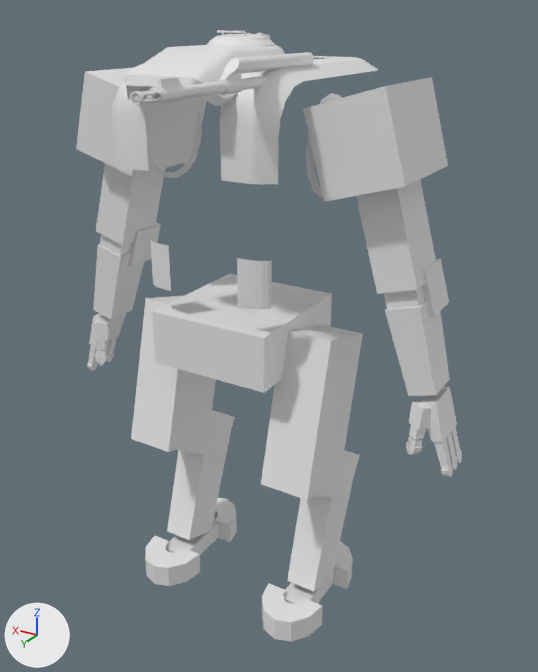
The Blender file Finch.blend: old version first, new version second.
Before and after are seen from a 50 mm camera at (-2.45, 3.87, 3.87) aimed at (-0.22, 0.15, 2.01). The lights are fixed; the arrows at lower left show +X, +Y and +Z. The picture after the commit comes second.
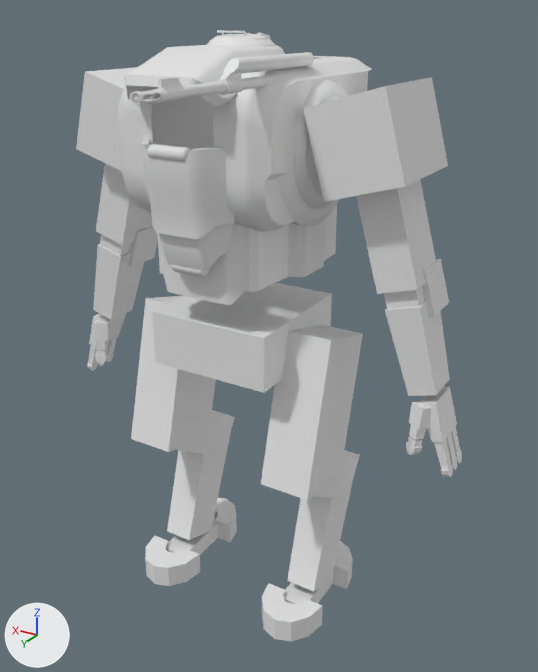
The change, as a diff of the scene's bpy script:
```diff
--- a/Finch.blend.py
+++ b/Finch.blend.py
@@ me_plane_001 @@
-me_plane_001.from_pydata(...)  # 108 vertices, 93 faces; spans x -0.55..0.55, y -0.65..0.87, z -0.53..0.02
+me_plane_001.from_pydata(...)  # 203 vertices, 202 faces; spans x -0.55..0.5, y -0.65..0.87, z -0.88..0.02
+# me_plane_001 part 1: 24 vertices moved from x 0.0..0.46, y -0.65..-0.41, z -0.05..0.02 to x 0.2..0.48, y -0.65..-0.34, z -0.05..0.02; 44 vertices removed from x 0.0..0.55, y -0.46..0.87, z -0.53..0.02; 139 vertices added at x 0.2..0.5, y -0.34..0.87, z -0.88..0.02
+# me_plane_001 part 2: the surface is now shaded flat
@@ me_plane_005 @@
-me_plane_005.from_pydata(...)  # 12 vertices, 5 faces; spans x -0.112..0.072, y -0.04..0.026, z -0.142..0.142
+me_plane_005.from_pydata(...)  # 36 vertices, 17 faces; spans x 0.001..0.466, y -0.405..0.581, z -0.193..0.142
+# me_plane_005 part 3: the whole mesh is rebuilt
+# me_plane_005 part 4: the surface is now shaded smooth
@@ ob_circle @@
 ob_circle = bpy.data.objects.new('Circle', me_circle)
-ob_circle.location = (-0.546, 0.021, 3.192)
+ob_circle.location = (-0.557, 0.021, 3.192)
 ob_circle.rotation_euler = (0.0, -1.571, 0.0)  # degrees (0, -90, 0)
@@ ob_plane_002 @@
 ob_plane_002 = bpy.data.objects.new('Plane.002', me_plane_005)
-ob_plane_002.location = (0.353, 0.502, 2.481)
+ob_plane_002.location = (0.0, 0.011, 2.665)
+ob_plane_002.scale = (1.0, 1.0, 1.59)
 _m = ob_plane_002.modifiers.new('Mirror', 'MIRROR')
@@ ob_cylinder_010 @@
+ob_cylinder_010 = bpy.data.objects.new('Cylinder.010', me_cylinder_010)  # 72 vertices, 80 faces; spans x -0.0244..0.0305, y -0.0395..0.0395, z -0.0395..0.0395; modifiers MIRROR
+ob_cylinder_010.location = (0.081, 0.646, 2.563)
@@ ob_cylinder_009 @@
+ob_cylinder_009 = bpy.data.objects.new('Cylinder.009', me_cylinder_009)  # 48 vertices, 56 faces; spans x -0.0565..0.0565, y -0.0395..0.0395, z -0.0395..0.0395
+ob_cylinder_009.location = (0.0, 0.646, 2.563)
@@ ob_cylinder_008 @@
+ob_cylinder_008 = bpy.data.objects.new('Cylinder.008', me_cylinder_008)  # 72 vertices, 80 faces; spans x -0.0305..0.0305, y -0.0395..0.0395, z -0.0395..0.0395; modifiers MIRROR
+ob_cylinder_008.location = (0.093, 0.776, 3.216)
@@ ob_cylinder_007 @@
+ob_cylinder_007 = bpy.data.objects.new('Cylinder.007', me_cylinder_005)  # 48 vertices, 56 faces; spans x -0.062..0.062, y -0.0395..0.0395, z -0.0395..0.0395
+ob_cylinder_007.location = (0.0, 0.776, 3.216)
@@ ob_plane_004 @@
+ob_plane_004 = bpy.data.objects.new('Plane.004', me_plane_006)  # 36 vertices, 26 faces; spans x 0.0..0.256, y -0.106..0.062, z -0.204..0.078; modifiers MIRROR
+ob_plane_004.location = (0.0, 0.664, 2.778)
@@ ob_plane @@
+ob_plane = bpy.data.objects.new('Plane', me_plane)  # 58 vertices, 46 faces; spans x 0.0..0.284, y -0.159..0.051, z -0.233..0.243; modifiers MIRROR
+ob_plane.location = (0.0, 0.749, 3.005)
@@ ob_circle_001 @@
+ob_circle_001 = bpy.data.objects.new('Circle.001', me_circle_001)  # 80 vertices, 64 faces; spans x -1.0..1.0, y -1.0..1.0, z -0.08..0.1; modifiers MIRROR
+ob_circle_001.location = (-0.527, 0.021, 3.192)
+ob_circle_001.rotation_euler = (0.0, -1.571, 0.0)  # degrees (0, -90, 0)
+ob_circle_001.scale = (0.358, 0.358, 0.288)
```

What differs and where, as boxes [x1, y1, x2, y2] in the pictures (538 x 672 px):
'Plane.001', reshaped (37% taller): before [112, 56, 378, 184]; after [117, 56, 372, 232]
'Plane.002', reshaped, moved, rescaled: before [150, 239, 272, 309]; after [157, 205, 337, 305]
'Plane', added: after [142, 140, 234, 239]
'Plane.004', added: after [159, 224, 233, 271]
'Circle.001', added: after [293, 79, 348, 209]
'Circle', moved: before [146, 93, 342, 197]; after [308, 93, 344, 198]
'Cylinder.008', added: after [147, 144, 191, 162]
'Cylinder.007', added: after [156, 145, 179, 161]
'Cylinder.010', added: after [171, 264, 209, 277]
'Cylinder.009', added: after [178, 266, 196, 276]
part 1 of me_plane_001, reshaped: before [112, 56, 378, 184]; after [118, 56, 372, 232]
part 3 of me_plane_005, built on: before [150, 239, 272, 309]; after [157, 205, 337, 305]
